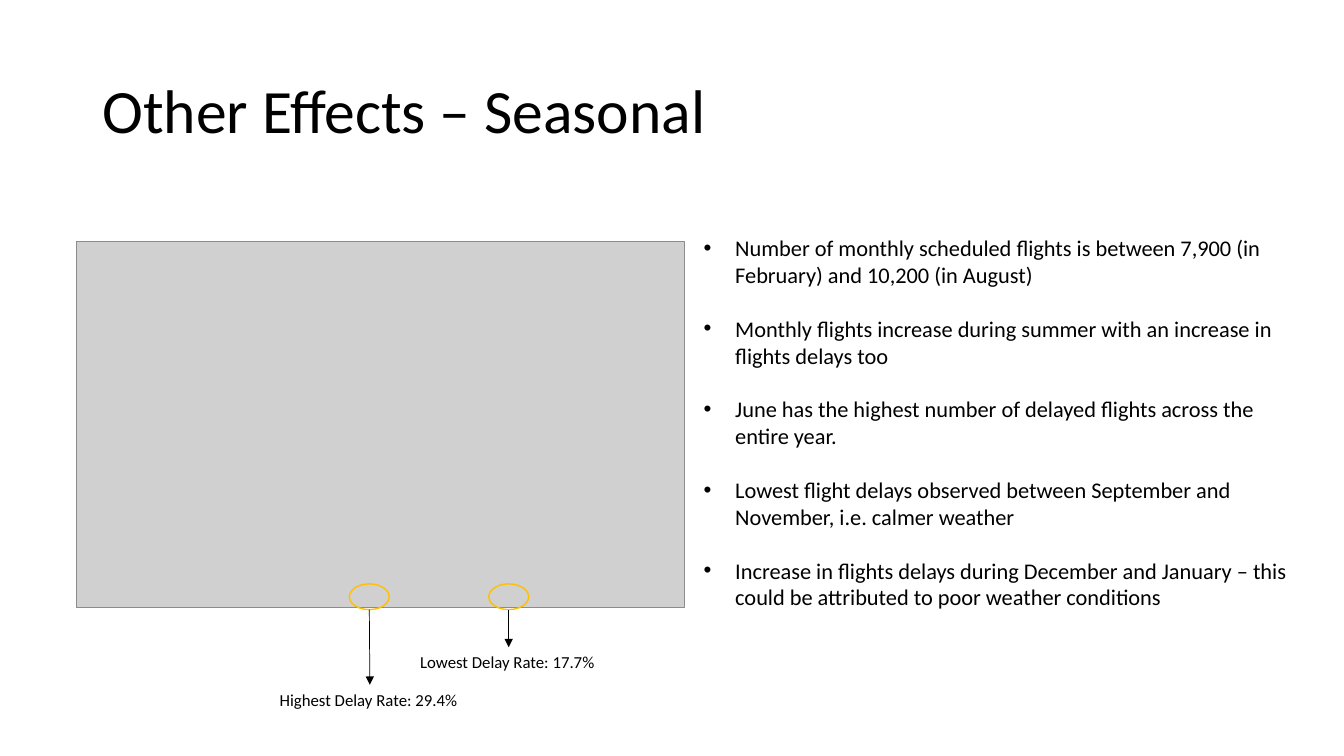
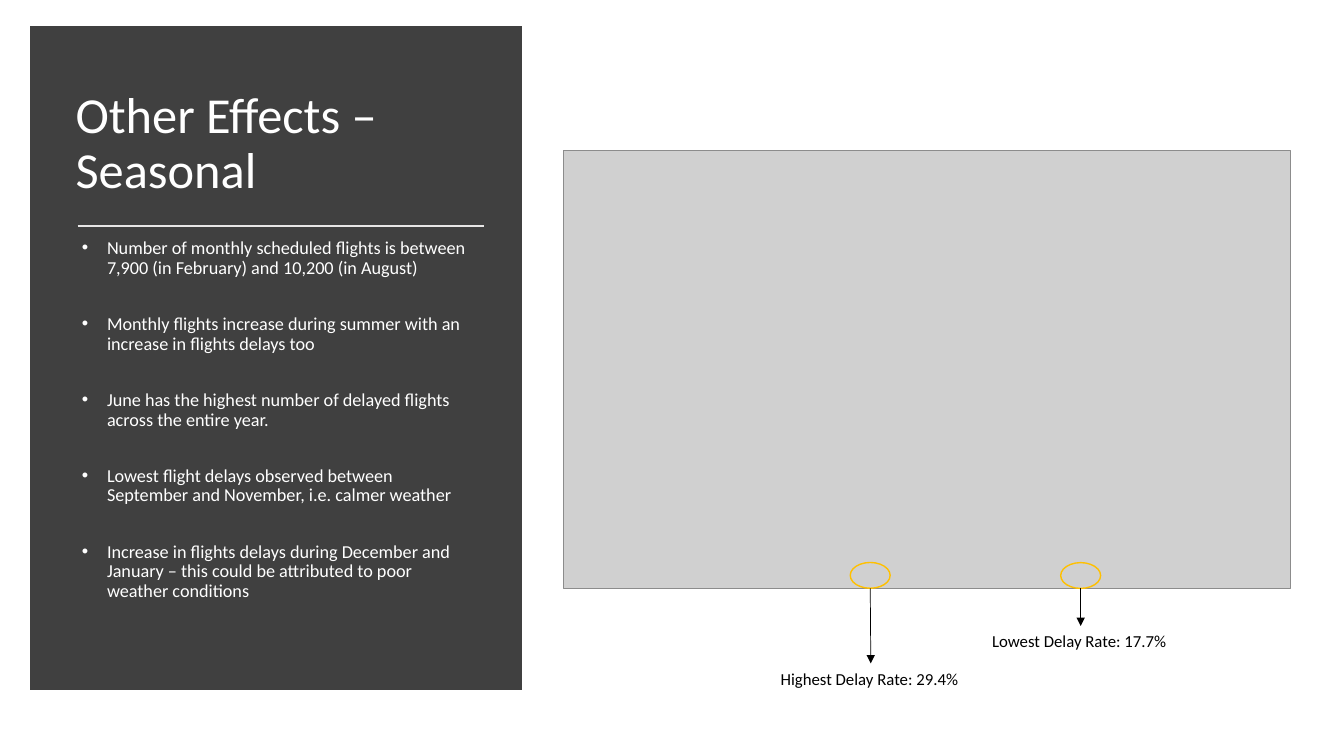
Before and after one commit to c-a11en/codeclan_final_project, a slide deck: slide 7 of Flight Delays Presentation.pptx. Drawn at 1344x756 pixels with LibreOffice and Linux fonts; fonts in the diff are those of the drawing; grey boxes stand for pictures. Boxes give left, top, right and bottom in pixels: in the first picture for what was removed or moved away, otherwise in the second. Text is boxed around its words. In the diff, an @@ line names an element or a change of style, - is before the commit and + after.

```diff
--- a/Flight Delays Presentation.pptx
+++ b/Flight Delays Presentation.pptx
@@ rectangle added at bbox=[37, 33, 515, 684], fill #404040, outline #404040 10 pt @@
@@ title "Other Effects – Seasonal": place and size @@
-title "Other Effects – Seasonal" at bbox=[102, 90, 706, 134]
+title "Other Effects – Seasonal" at bbox=[76, 98, 340, 189]
@@ title "Other Effects – Seasonal" at bbox=[76, 98, 340, 189]: size 44 to 36 pt, text colour #000000 to #FFFFFF @@
@@ picture: place and size @@
-picture at bbox=[77, 241, 685, 608]
+picture at bbox=[564, 150, 1291, 589]
@@ text "Number of monthly scheduled flights ...": place and size @@
-text "Number of monthly scheduled flights ..." at bbox=[735, 240, 1286, 609]
+text "Number of monthly scheduled flights ..." at bbox=[107, 241, 465, 597]
@@ text "Number of monthly scheduled flights ..." at bbox=[107, 241, 465, 597]: size 16 to 13 pt, text colour #000000 to #FFFFFF; indent changed; line spacing 1 to 0.9; more space between paragraphs @@
@@ line added from (78, 226) to (484, 226), #E7E6E6 1.75 pt @@
@@ 1 text, 1 ellipse, 1 arrow: place and size @@
-1 text, 1 ellipse, 1 arrow at bbox=[280, 584, 457, 709]
+1 text, 1 ellipse, 1 arrow at bbox=[781, 563, 958, 688]
@@ 1 text, 1 ellipse, 1 arrow: place and size @@
-1 text, 1 ellipse, 1 arrow at bbox=[420, 584, 595, 671]
+1 text, 1 ellipse, 1 arrow at bbox=[992, 563, 1166, 650]
```
Also in this commit, not shown: 9 other slides changed, 2 slides added, 1 slide removed.
